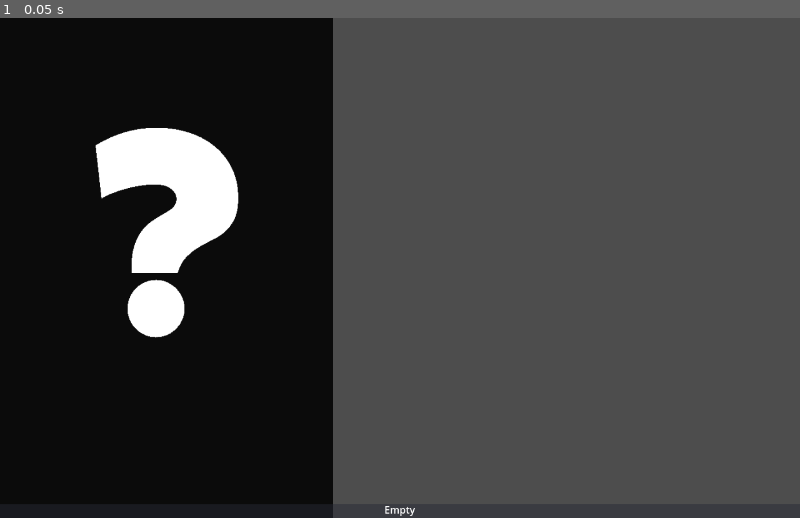
Above: before the commit, frame 1.
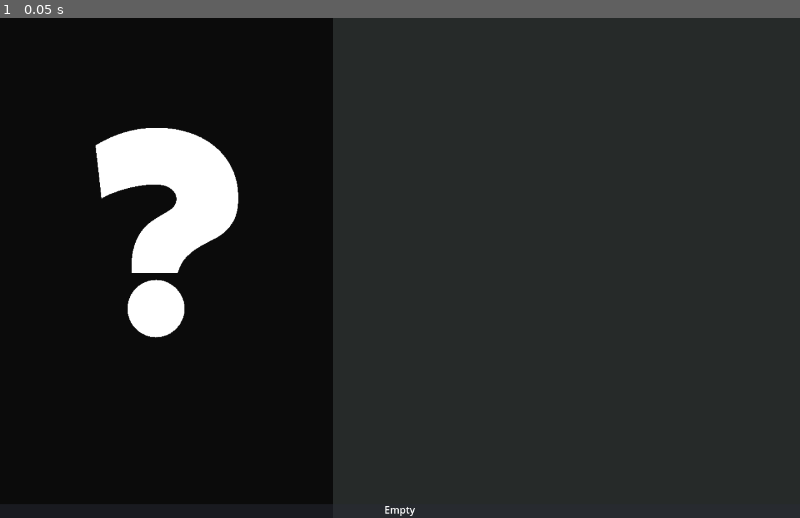
Above: after the commit, the same moment.

Repository: ShadowBlip/OpenGamepadUI
Game: Godot game, scene res://core/ui/components/poster.tscn
Two runs of this game, one before a commit and one after it. Both use one fixed random seed, a clock stepped at 60 frames per second and the inputs below. This scene is started directly instead of the project's main scene.
Inputs:
- Up to frame 1 (0.05 s): no input

The runs differ from the first frame. In frame 1, 57% of the frame differs, in the area x 41-100%, y 0-98%.

Commit message:
Update poster highlight functionality

Diff:
--- a/core/ui/components/poster.gd
+++ b/core/ui/components/poster.gd
@@ -1,17 +1,43 @@
 extends TextureButton
 
-const LAYOUT_LANDSCAPE: Vector2 = Vector2(460, 215)
-const LAYOUT_PORTRAIT: Vector2 = Vector2(600, 900) / 3
+enum LAYOUT_MODE {
+	LANDSCAPE,
+	PORTRAIT,
+}
+
+const LAYOUTS: Dictionary = {
+	LAYOUT_MODE.LANDSCAPE: Vector2(460, 215),
+	LAYOUT_MODE.PORTRAIT: Vector2(600, 900) / 3,
+}
 
 @export_file("*.ogg") var focus_audio = "res://assets/audio/interface/glitch_004.ogg"
 @export_file("*.ogg") var select_audio = "res://assets/audio/interface/select_002.ogg"
+@export var layout: LAYOUT_MODE = LAYOUT_MODE.LANDSCAPE
 var focus_audio_stream = load(focus_audio)
 var select_audio_stream = load(select_audio)
 
+@onready var panel: Panel = $Panel
+@onready var panel_alpha: int = panel.modulate.a8
+
 # Called when the node enters the scene tree for the first time.
 func _ready() -> void:
+	_set_layout(LAYOUTS[layout])
+
+	# Connect to focus events
 	focus_entered.connect(_play_sound.bind(focus_audio_stream))
+	focus_entered.connect(_highlight.bind(true))
+	focus_exited.connect(_highlight.bind(false))
 	pressed.connect(_play_sound.bind(select_audio_stream))
+
+
+# Transforms our poster when we are highlighted or not
+func _highlight(focused: bool) -> void:
+	if focused:
+		var focused_alpha = panel_alpha/3
+		panel.modulate.a8 = focused_alpha
+		return
+
+	panel.modulate.a8 = panel_alpha
 
 
 func _play_sound(stream: AudioStream) -> void:
@@ -20,6 +46,6 @@
 	audio_player.play()
 
 
-func set_layout(dimensions: Vector2) -> void:
+func _set_layout(dimensions: Vector2) -> void:
 	custom_minimum_size.x = dimensions.x
 	custom_minimum_size.y = dimensions.y
--- a/core/ui/components/poster.tscn
+++ b/core/ui/components/poster.tscn
@@ -24,6 +24,7 @@
 [node name="Panel" type="Panel" parent="."]
 modulate = Color(1, 1, 1, 0.501961)
 custom_minimum_size = Vector2(0, 22)
+layout_mode = 1
 anchors_preset = 12
 anchor_top = 1.0
 anchor_right = 1.0
@@ -32,7 +33,18 @@
 grow_vertical = 0
 theme = ExtResource("1_ekp4a")
 
+[node name="EmptyPanel" type="Panel" parent="."]
+modulate = Color(0.956863, 1, 0.760784, 1)
+show_behind_parent = true
+layout_mode = 1
+anchors_preset = 15
+anchor_right = 1.0
+anchor_bottom = 1.0
+grow_horizontal = 2
+grow_vertical = 2
+
 [node name="Label" type="Label" parent="."]
+layout_mode = 1
 anchors_preset = 12
 anchor_top = 1.0
 anchor_right = 1.0
@@ -41,8 +53,9 @@
 grow_horizontal = 2
 grow_vertical = 0
 text = "Empty"
-label_settings = SubResource("LabelSettings_3gc6g")
+label_settings = SubResource("LabelSettings_tw7ow")
 horizontal_alignment = 1
 vertical_alignment = 1
+autowrap_mode = 3
 
 [node name="AudioStreamPlayer" type="AudioStreamPlayer" parent="."]
--- a/core/ui/menu/store_menu.gd
+++ b/core/ui/menu/store_menu.gd
@@ -25,7 +25,7 @@
 
 	# Build the poster to display
 	var poster: TextureButton = poster_scene.instantiate()
-	poster.set_layout(poster.LAYOUT_LANDSCAPE)
+	poster.layout = poster.LAYOUT_MODE.LANDSCAPE
 	var img: Texture2D = load(store.store_image)
 	poster.texture_normal = img
 	var label: Label = poster.get_node("Label")
@@ -44,6 +44,11 @@
 
 	if _current_store == "":
 		var grid: HFlowContainer = $StoresContent/ScrollContainer/HFlowContainer
+		for child in grid.get_children():
+			child.grab_focus.call_deferred()
+			break
+	else:
+		var grid: HFlowContainer = $HomeContent/ScrollContainer/HFlowContainer
 		for child in grid.get_children():
 			child.grab_focus.call_deferred()
 			break
@@ -69,7 +74,7 @@
 
 		# Build a poster for each item on the store home
 		var poster: TextureButton = poster_scene.instantiate()
-		poster.set_layout(poster.LAYOUT_PORTRAIT)
+		poster.layout = poster.LAYOUT_MODE.PORTRAIT
 		var img: Texture2D = load("res://assets/images/placeholder-grid-portrait.png")
 		poster.texture_normal = img
 		var label: Label = poster.get_node("Label")
--- a/core/ui/menu/store_menu.tscn
+++ b/core/ui/menu/store_menu.tscn
@@ -14,7 +14,6 @@
 script = ExtResource("1_cl0ln")
 
 [node name="Panel" type="Panel" parent="."]
-layout_mode = 1
 anchors_preset = 15
 anchor_right = 1.0
 anchor_bottom = 1.0
@@ -23,7 +22,6 @@
 theme = ExtResource("2_3di5k")
 
 [node name="StoresContent" type="MarginContainer" parent="."]
-layout_mode = 1
 anchors_preset = 15
 anchor_right = 1.0
 anchor_bottom = 1.0
@@ -35,7 +33,6 @@
 theme_override_constants/margin_bottom = 50
 
 [node name="ScrollContainer" type="ScrollContainer" parent="StoresContent"]
-layout_mode = 2
 offset_left = 50.0
 offset_top = 50.0
 offset_right = 1230.0
@@ -44,7 +41,6 @@
 horizontal_scroll_mode = 0
 
 [node name="HFlowContainer" type="HFlowContainer" parent="StoresContent/ScrollContainer"]
-layout_mode = 2
 offset_right = 1180.0
 offset_bottom = 31.0
 size_flags_horizontal = 3
@@ -52,7 +48,6 @@
 theme_override_constants/v_separation = 16
 
 [node name="Button" parent="StoresContent/ScrollContainer/HFlowContainer" instance=ExtResource("3_rolvk")]
-layout_mode = 2
 anchors_preset = 0
 anchor_right = 0.0
 anchor_bottom = 0.0
@@ -64,7 +59,6 @@
 
 [node name="HomeContent" type="MarginContainer" parent="."]
 visible = false
-layout_mode = 1
 anchors_preset = 15
 anchor_right = 1.0
 anchor_bottom = 1.0
@@ -76,7 +70,6 @@
 theme_override_constants/margin_bottom = 50
 
 [node name="ScrollContainer" type="ScrollContainer" parent="HomeContent"]
-layout_mode = 2
 offset_left = 50.0
 offset_top = 50.0
 offset_right = 1230.0
@@ -85,7 +78,6 @@
 horizontal_scroll_mode = 0
 
 [node name="HFlowContainer" type="HFlowContainer" parent="HomeContent/ScrollContainer"]
-layout_mode = 2
 offset_right = 1180.0
 size_flags_horizontal = 3
 theme_override_constants/h_separation = 16
--- a/main.tscn
+++ b/main.tscn
@@ -68,8 +68,8 @@
 visible = false
 
 [node name="MainMenuContainer" parent="UIContainer/Content" instance=ExtResource("7_oh5xv")]
-offset_right = 16640.0
-offset_bottom = 8970.0
+offset_right = 17920.0
+offset_bottom = 9660.0
 
 [node name="QuickAccessMenu" parent="UIContainer/Content" instance=ExtResource("9_8xlqm")]
 
Not shown: 1 places in core/ui/components/poster.tscn that only renumber resources
